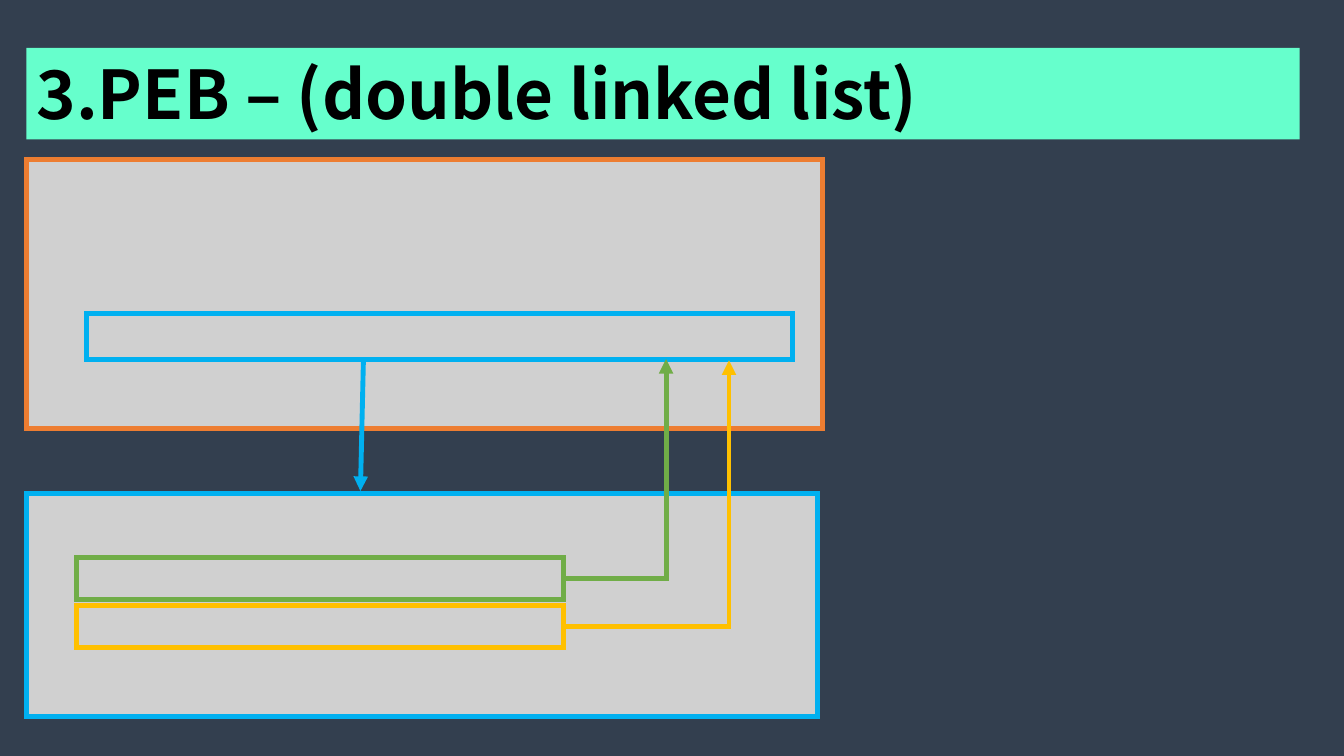
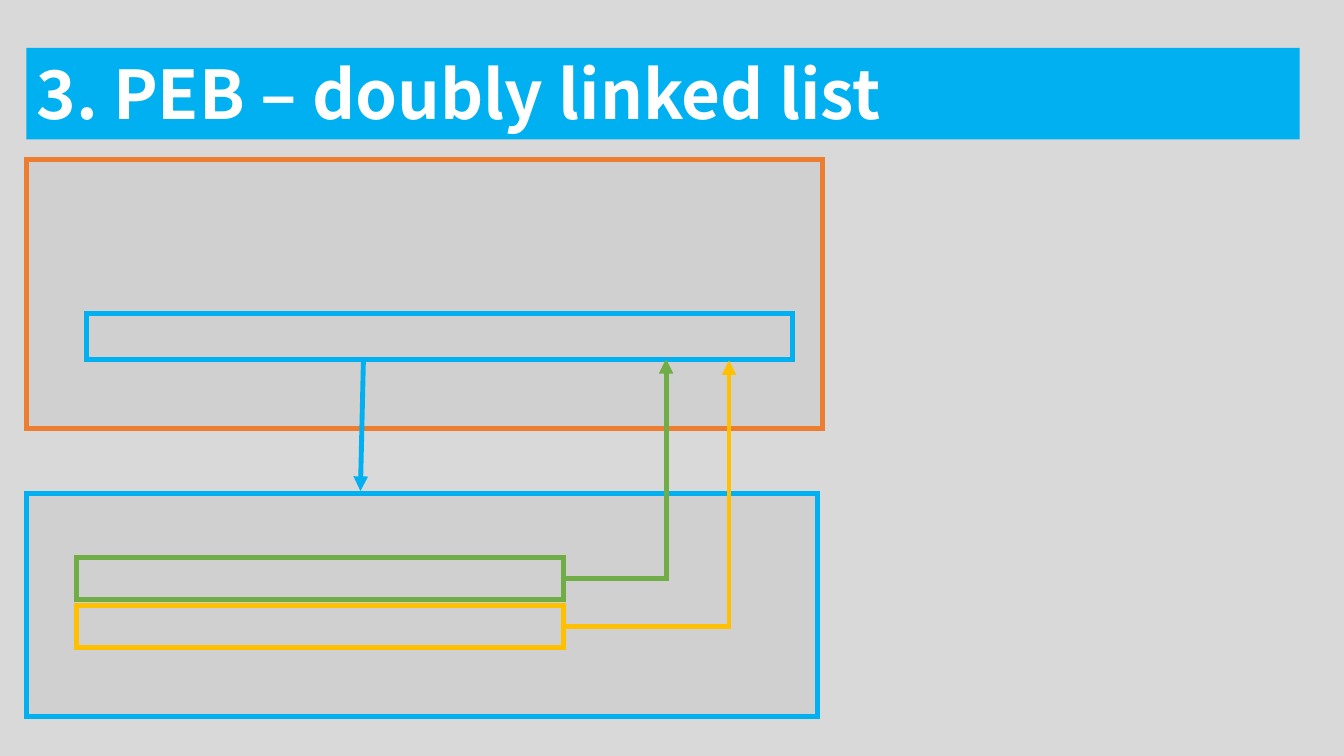
Before and after one commit to traitor0213/universal-shellcode, a slide deck: slide 13 of 123545.pptx (slide 11 before the commit). Drawn at 1344x756 pixels with LibreOffice and Linux fonts; fonts in the diff are those of the drawing; grey boxes stand for pictures. Boxes give left, top, right and bottom in pixels: in the first picture for what was removed or moved away, otherwise in the second. Text is boxed around its words. In the diff, an @@ line names an element or a change of style, - is before the commit and + after.

```diff
--- a/123545.pptx
+++ b/123545.pptx
@@ background #333F50 to #D9D9D9 @@
@@ rectangle "3. PEB – doubly linked ..." at [26,47,1300,139]: fill #66FFCC to #00B0F0 @@
@@ text in rectangle at [36,64,881,134]: text changed; text colour #000000 to #FFFFFF @@
-3.PEB – (double linked list)
+3. PEB – doubly linked list
```
Also in this commit, not shown: 19 other slides changed, 4 slides added, 3 slides removed.
